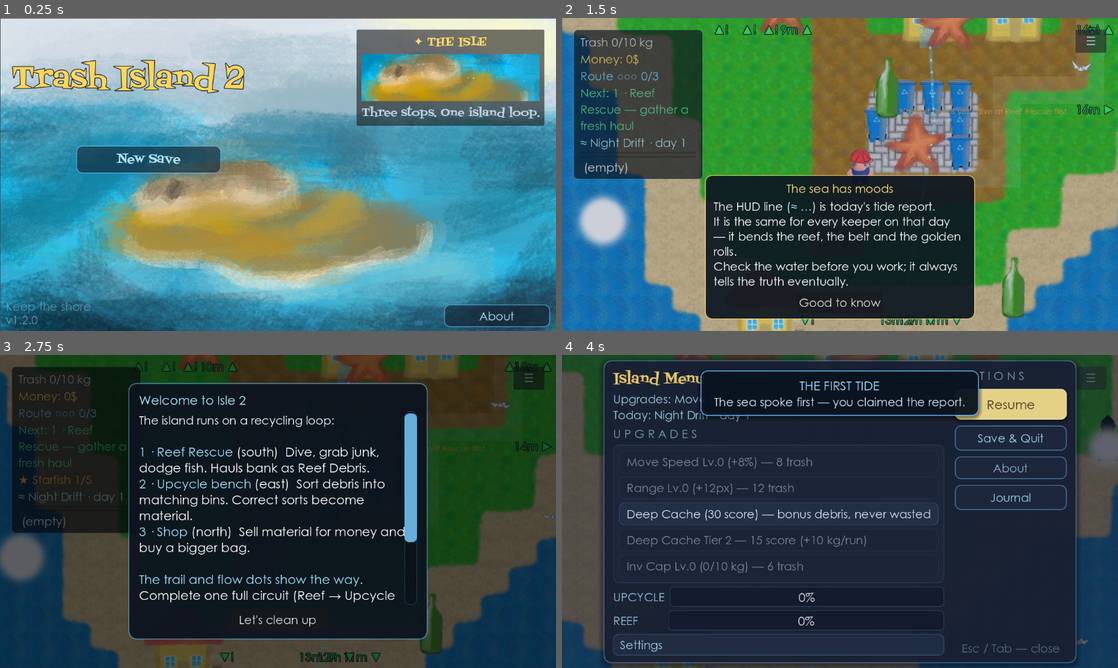
Above: before the commit, frames 1-4 (two rows, left to right).
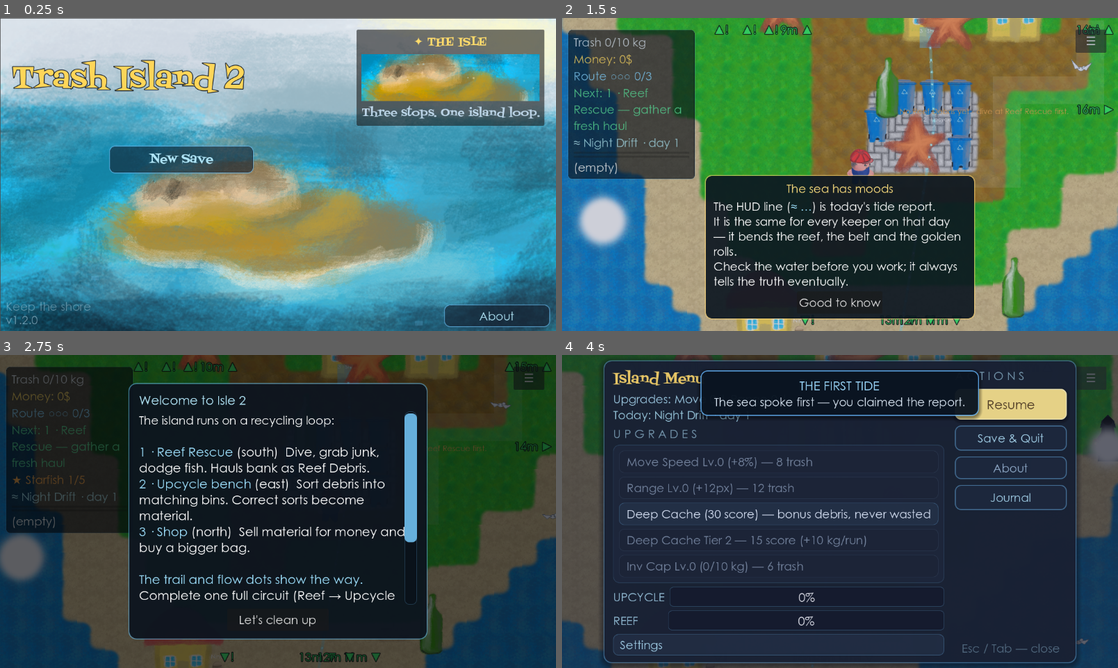
Above: after the commit, the same moments.

Repository: helloworld2540/isle2
Game: Godot game, scene res://scenes/main_menu.tscn
Same seed, same stepped clock (60 frames per second), same inputs: the game is played once before the commit and once after it.
Inputs (mouse positions are in pixels of both pictures, inside the frame that each line leads up to):
- Up to frame 1 (0.25 s): no input
- Up to frame 2 (1.5 s): tap Enter (ui_accept) at 0.5, 0.77, 1.07 s; move the mouse to (962, 158) at 0.52 s; tap Tab at 0.6 s; click (962, 158) at 0.67 s; click "☰" at 1.25 s
- Up to frame 3 (2.75 s): click "Good to know" at 2 s
- Up to frame 4 (4 s): click "Let's clean up" at 2.75 s; click "☰" at 3.5 s

The runs differ from the first frame. In frame 1, 1.4% of the frame differs, in the area x 13-46%, y 40-50%; in frame 2, 2.7%, in the area x 1-26%, y 3-52%; in frame 3, 1.7%; in frame 4, nothing differs.

Commit message:
feat: [`world`] UI/UX improvements and cosmetic fixes
- Adjust panel sizes and positioning i

Diff:
--- a/scenes/main_menu.tscn
+++ b/scenes/main_menu.tscn
@@ -161,9 +161,9 @@
 anchor_top = 0.5
 anchor_right = 0.5
 anchor_bottom = 0.5
-offset_left = -418.0
+offset_left = -200.0
 offset_top = -60.0
-offset_right = -118.0
+offset_right = -200.0
 offset_bottom = 240.0
 grow_horizontal = 2
 grow_vertical = 2
@@ -294,7 +294,7 @@
 grow_horizontal = 0
 
 [node name="SaveSummaryPanel" type="PanelContainer" parent="." unique_id=1000001]
-custom_minimum_size = Vector2(300, 0)
+custom_minimum_size = Vector2(340, 0)
 layout_mode = 1
 anchors_preset = 6
 anchor_left = 1.0
@@ -302,7 +302,7 @@
 anchor_top = 0.37
 anchor_bottom = 1.0
 offset_left = -555.0
-offset_top = 0.0
+offset_top = 204.0
 offset_right = -24.0
 offset_bottom = -72.0
 grow_horizontal = 0
--- a/scenes/stats_menu.tscn
+++ b/scenes/stats_menu.tscn
@@ -322,7 +322,7 @@
 
 [node name="StatsScroll" type="ScrollContainer" parent="Margin/VBox" unique_id=300000005]
 layout_mode = 2
-size_flags_vertical = 3
+size_flags_vertical = 1
 horizontal_scroll_mode = 0
 overlay_scroll_horizontal = false
 overlay_scroll_vertical = false
@@ -551,7 +551,7 @@
 theme_override_constants/v_separation = 8
 
 [node name="BackButton" type="Button" parent="Margin/VBox/ButtonRow" unique_id=300000009]
-custom_minimum_size = Vector2(160, 48)
+custom_minimum_size = Vector2(190, 48)
 layout_mode = 2
 theme_override_styles/normal = SubResource("StyleBox_ghost")
 theme_override_styles/hover = SubResource("StyleBox_ghost_hover")
@@ -566,7 +566,7 @@
 text = "Main Menu"
 
 [node name="GuideButton" type="Button" parent="Margin/VBox/ButtonRow" unique_id=300000010]
-custom_minimum_size = Vector2(250, 48)
+custom_minimum_size = Vector2(190, 48)
 layout_mode = 2
 size_flags_horizontal = 3
 theme_override_styles/normal = SubResource("StyleBox_gold")
--- a/scenes/world.tscn
+++ b/scenes/world.tscn
@@ -147,11 +147,11 @@
 size = Vector2(102, 163)
 
 [sub_resource type="StyleBoxFlat" id="StyleBox_progress"]
-content_margin_left = 14.0
+content_margin_left = 12.0
 content_margin_top = 10.0
-content_margin_right = 14.0
+content_margin_right = 12.0
 content_margin_bottom = 10.0
-bg_color = Color(0.05, 0.08, 0.12, 0.8)
+bg_color = Color(0.05, 0.08, 0.12, 0.78)
 border_width_left = 1
 border_width_top = 1
 border_width_right = 1
@@ -687,9 +687,9 @@
 
 [node name="Panel" type="PanelContainer" parent="WorldProgress" unique_id=900000021]
 modulate = Color(1, 1, 1, 0.85)
-offset_left = 24.0
+offset_left = 12.0
 offset_top = 24.0
-offset_right = 288.0
+offset_right = 240.0
 offset_bottom = 24.0
 theme_override_styles/panel = SubResource("StyleBox_progress")
 
--- a/scripts/wm_progress.gd
+++ b/scripts/wm_progress.gd
@@ -288,6 +288,8 @@
 	if inv_text != _inv_text:
 		_inv_text = inv_text
 		inv_label.text = inv_text
+	if inv_label:
+		inv_label.visible = inv_text.is_empty()
 	_apply_capacity_pulse()
 
 
@@ -321,6 +323,6 @@
 			lines.append("%s %d" % [str(key), qty])
 
 	if lines.is_empty():
-		return " (empty)"
+		return ""
 
 	return ", ".join(lines)
